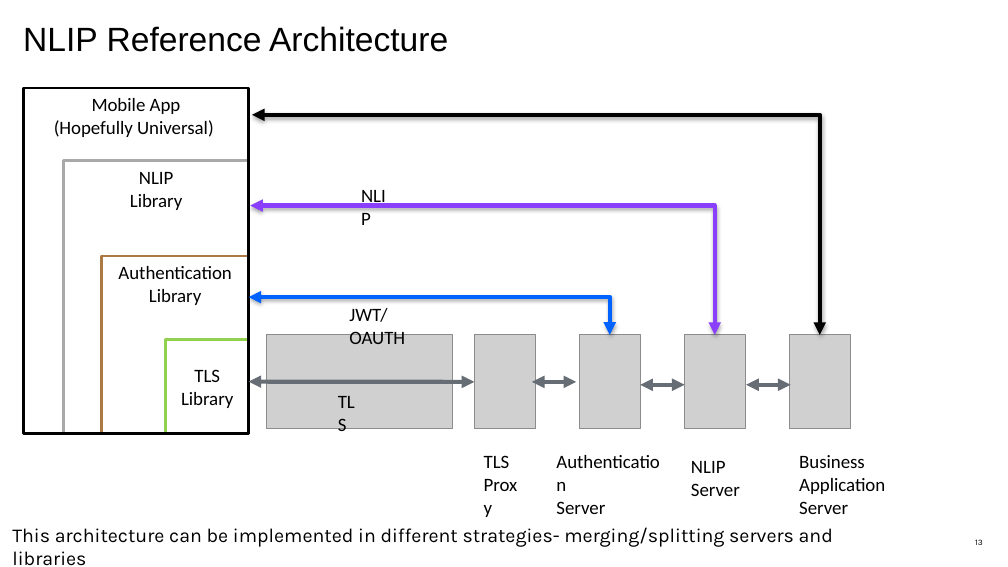
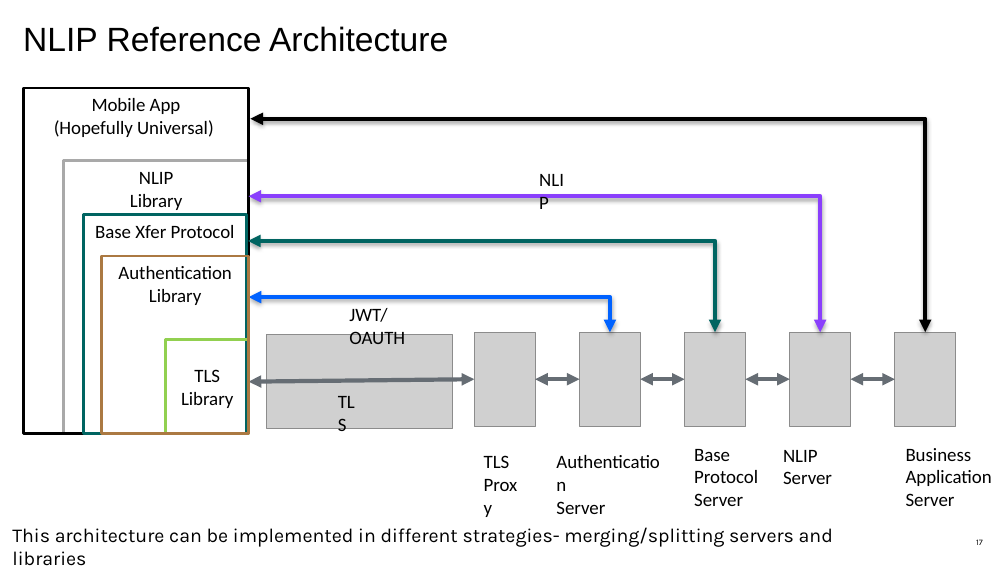
Before and after one commit to nlip-project/documents, a slide deck: slide 17 of NLIP_Briefer.pptx (slide 13 before the commit). Drawn at 1008x567 pixels with LibreOffice and Linux fonts; fonts in the diff are those of the drawing; grey boxes stand for pictures. Boxes give left, top, right and bottom in pixels: in the first picture for what was removed or moved away, otherwise in the second. Text is boxed around its words. In the diff, an @@ line names an element or a change of style, - is before the commit and + after.

Commit message:
Version of Jun 2025

```diff
--- a/NLIP_Briefer.pptx
+++ b/NLIP_Briefer.pptx
@@ elbow double arrow moved from (252, 115) - (820, 335) to (251, 119) - (925, 333) @@
@@ text "NLIP": place and size @@
-text "NLIP" at (351,178,401,207)
+text "NLIP" at (529,162,580,191)
@@ elbow double arrow moved from (250, 206) - (715, 335) to (249, 197) - (821, 333) @@
@@ rectangle added at (84,215,247,433), outline #006461 2 pt, 13.5 pt, text #000000 @@
+Base Xfer Protocol
@@ elbow double arrow added from (248, 241) to (715, 333), #006461 3 pt @@
@@ picture added at (684,333,745,426) @@
@@ picture: place and size @@
-picture at (684,335,745,428)
+picture at (789,333,850,426)
@@ picture: place and size @@
-picture at (789,335,850,428)
+picture at (895,333,956,426)
@@ double arrow moved from (249, 382) - (475, 382) to (249, 382) - (475, 379) @@
@@ double arrow moved from (532, 382) - (577, 382) to (535, 379) - (580, 379) @@
@@ double arrow moved from (640, 385) - (684, 385) to (640, 379) - (684, 379) @@
@@ double arrow added from (746, 379) to (790, 379), #666E75 3 pt @@
@@ double arrow moved from (746, 385) - (790, 385) to (851, 379) - (895, 379) @@
@@ text added at (694,449,758,506), 13.5 pt, text #000000 @@
+Base Protocol
+Server
@@ text "NLIP": place and size @@
-text "NLIP" at (691,461,740,496)
+text "NLIP" at (783,450,832,484)
@@ text "Business Application": place and size @@
-text "Business Application" at (799,455,885,514)
+text "Business Application" at (906,448,992,506)
```
Also in this commit, not shown: 3 other slides changed, 9 slides added.
